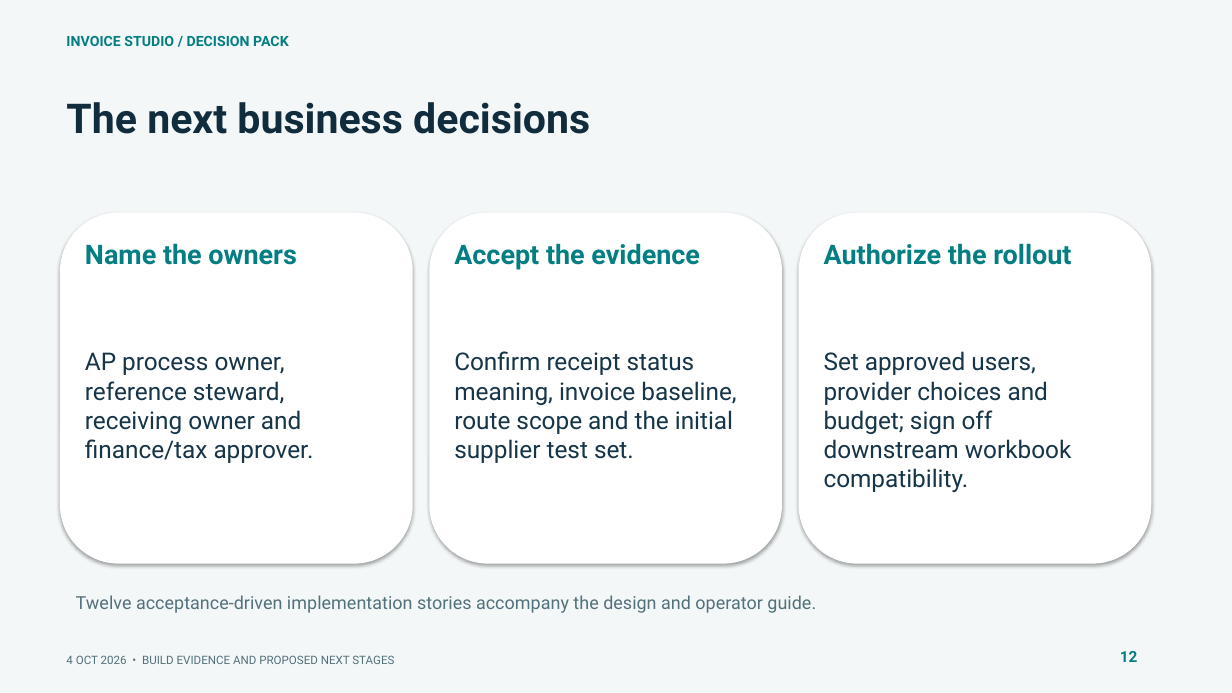
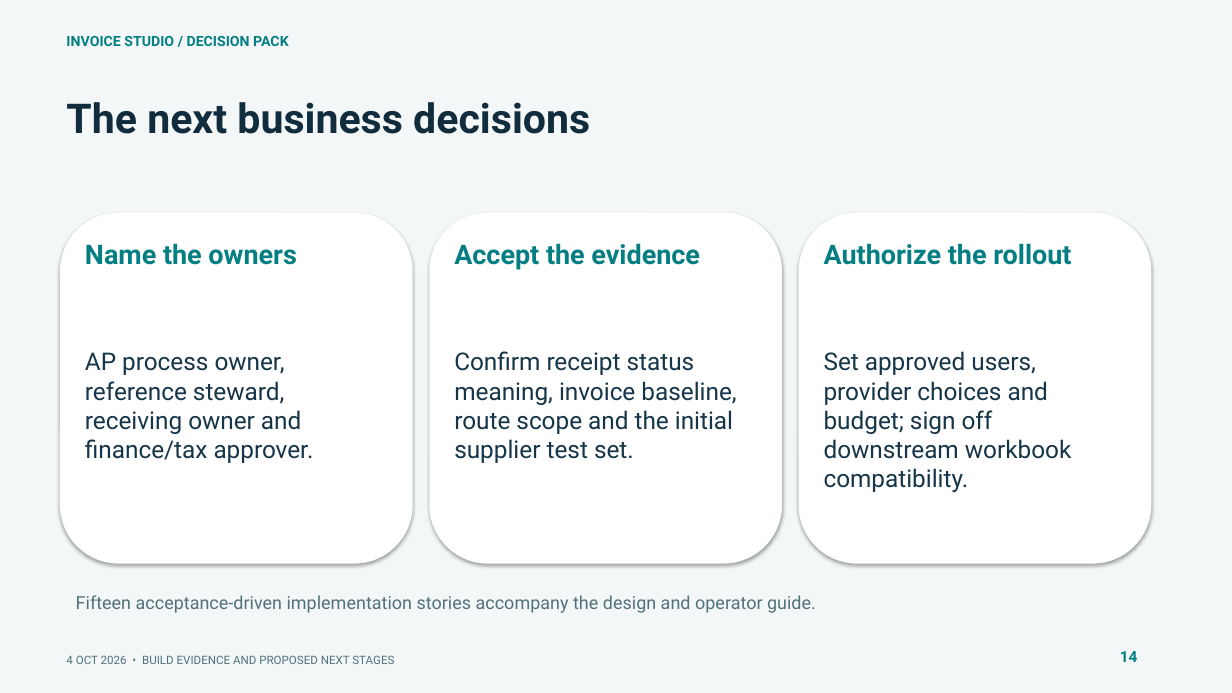
Before and after one commit to muttonkodibiriyani/Inv_studio, a slide deck: slide 14 of docs/delivery/Invoice_Studio_SLT.pptx (slide 12 before the commit). Drawn at 1232x693 pixels with LibreOffice and Linux fonts; fonts in the diff are those of the drawing. Boxes give left, top, right and bottom in pixels: in the first picture for what was removed or moved away, otherwise in the second. Text is boxed around its words. In the diff, an @@ line names an element or a change of style, - is before the commit and + after.

```diff
--- a/docs/delivery/Invoice_Studio_SLT.pptx
+++ b/docs/delivery/Invoice_Studio_SLT.pptx
@@ text at (76, 595, 816, 613): text changed @@
-Twelve acceptance-driven implementation stories accompany the design and operator guide.
+Fifteen acceptance-driven implementation stories accompany the design and operator guide.
@@ text at (1120, 651, 1138, 662): text changed @@
-12
+14
```
Also in this commit, not shown: 9 other slides changed, 2 slides added, 33 other files.
